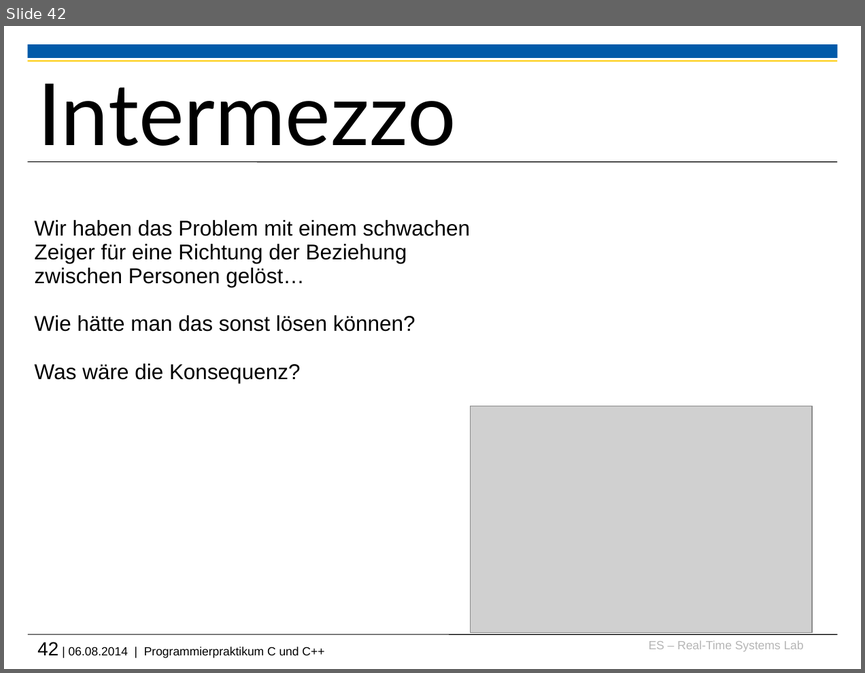
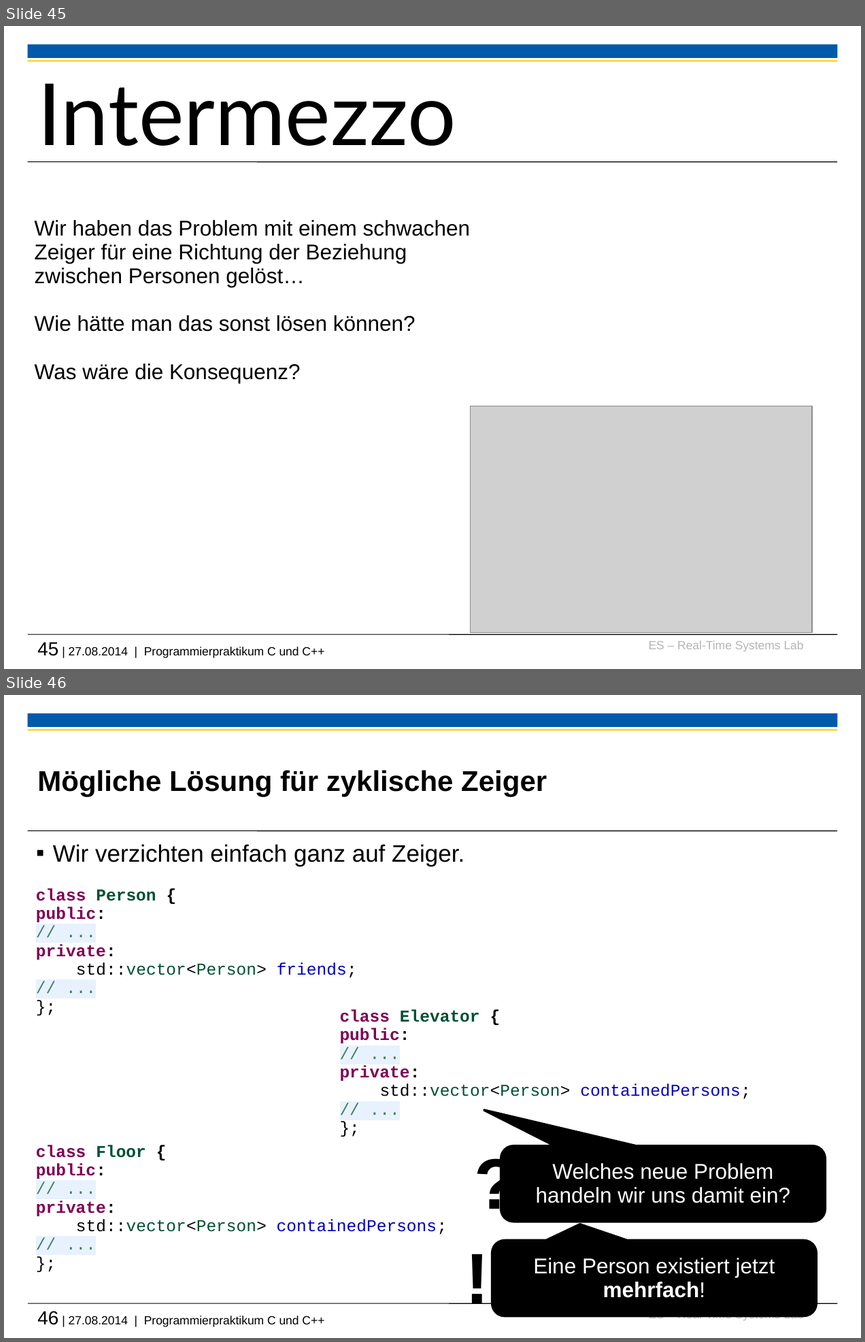
Before and after one commit to h82k/tud-cppp, a slide deck: Vorlesung/2 Speicherverwaltung.pptx. Shown one above the other, each under a label of ours: slide 42 before the commit, slides 45 and 46 after it. The pictures are 865x673 and 865x1342 pixels, drawn with LibreOffice and Linux fonts; fonts in the diff are those of the drawing; grey boxes stand for pictures; background and template pictures are left out. Boxes give left, top, right and bottom in pixels: in the first picture for what was removed or moved away, otherwise in the second. Text is boxed around its words. In the diff, an @@ line names an element or a change of style, - is before the commit and + after.

```diff
--- a/Vorlesung/2 Speicherverwaltung.pptx
+++ b/Vorlesung/2 Speicherverwaltung.pptx
@@ slide 46 added at [4,695,861,1338], background #FFFFFF; not listed: 6 template elements that a slide beside it also shows @@
@@ title added at [37,770,547,797], 24 pt, text #000000, bold @@
+Mögliche Lösung für zyklische Zeiger
@@ text added at [53,844,464,866], 20 pt, text #000000 @@
+▪ Wir verzichten einfach ganz auf Zeiger.
@@ text added at [36,888,357,978], 14 pt, text #7F0055 @@
+class Person {
+public:
+// ...
+private:
+std::vector<Person> friends;
+// ...
+};
@@ text added at [340,1009,751,1099], 14 pt, text #005032 @@
+class Elevator {
+public:
+// ...
+private:
+std::vector<Person> containedPersons;
+// ...
+};
@@ text added at [466,1140,487,1229], 60 pt, text #000000, bold @@
+?
@@ text added at [36,1144,447,1234], 14 pt, text #7F0055 @@
+class Floor {
+public:
+// ...
+private:
+std::vector<Person> containedPersons;
+// ...
+};
@@ rounded speech box added at [501,1146,825,1221], fill #000000, outline #000000 2 pt, 18 pt, text #FFFFFF @@
+Welches neue Problem handeln wir uns damit ein?
@@ text added at [456,1235,478,1324], 60 pt, text #000000, bold @@
+!
@@ rounded speech box added at [492,1240,816,1315], fill #000000, outline #000000 2 pt, 18 pt, text #FFFFFF @@
+Eine Person existiert jetzt mehrfach!
@@ what was slide 42 is now slide 45 @@
@@ text at [37,641,324,658]: text changed @@
-42 | 06.08.2014 | Programmierpraktikum C und C++
+45 | 27.08.2014 | Programmierpraktikum C und C++
```
Also in this commit, not shown: 2 slides changed, 4 other slides added, 1 slide removed, 5 other files.
